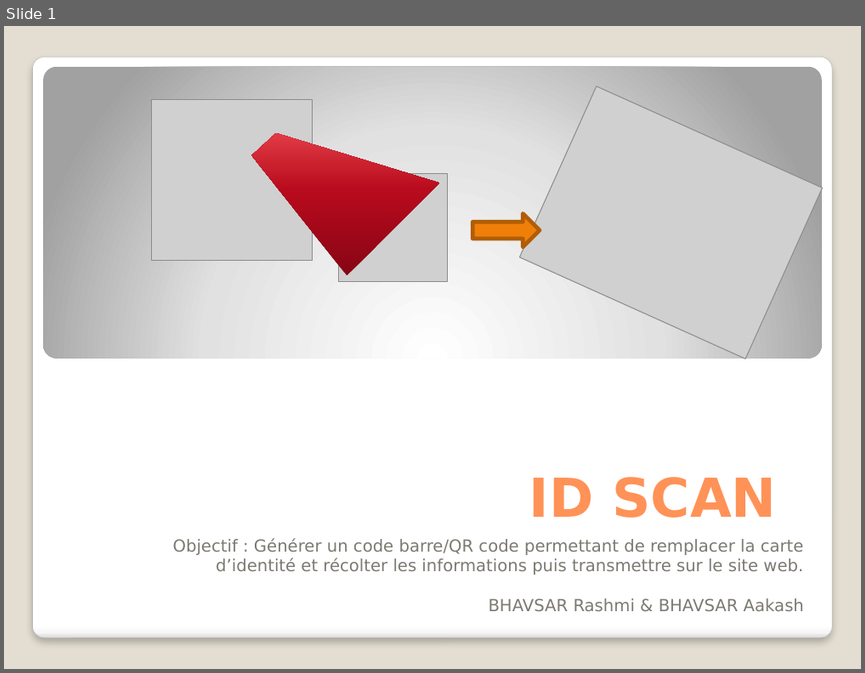
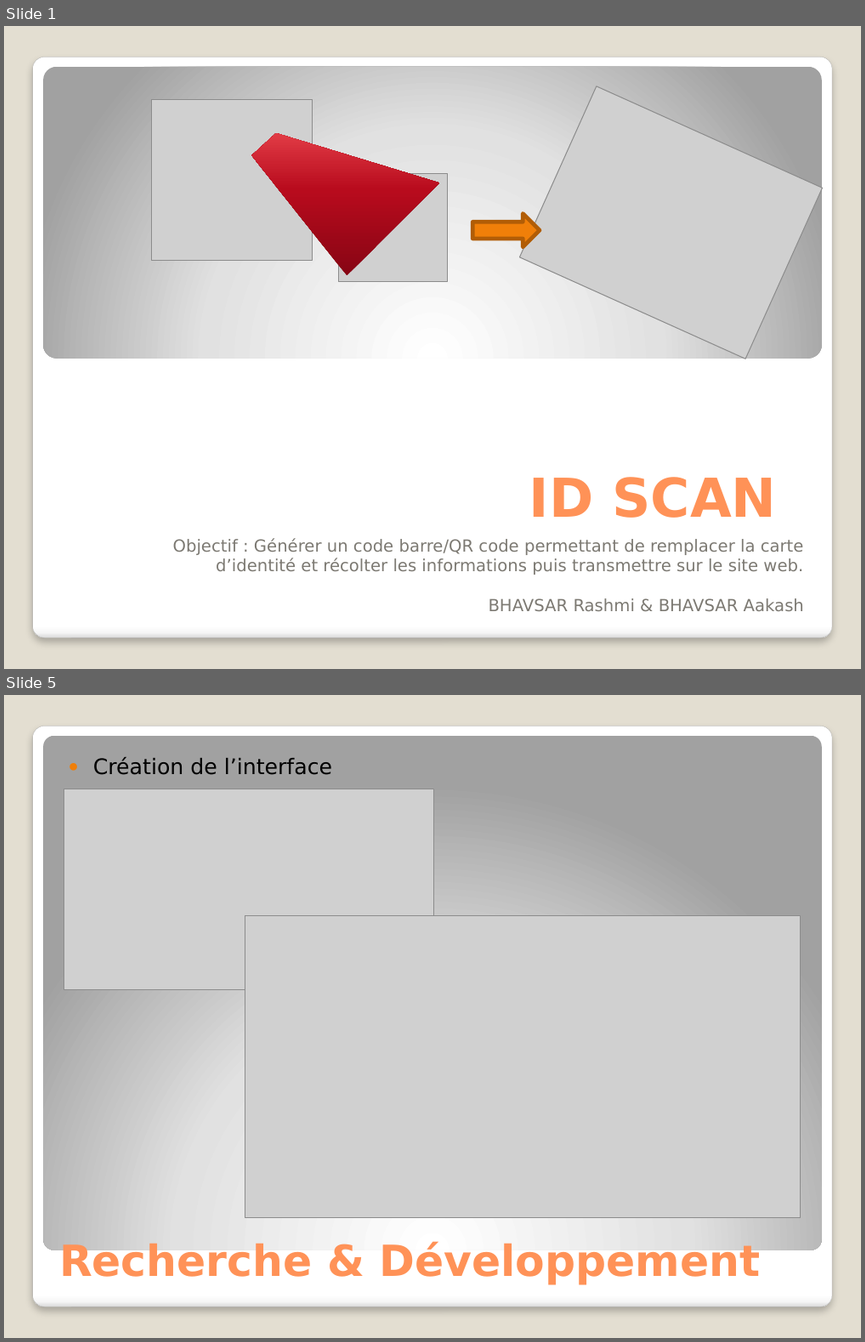
Before and after one commit to Aakash2001/ProjetScanner, a slide deck: Mini projet Scan/PPT/Scanner.pptx. Shown one above the other, each under a label of ours: slide 1 before the commit, slides 1 and 5 after it; the slides between them are not shown. The pictures are 865x673 and 865x1342 pixels, drawn with LibreOffice and Linux fonts; fonts in the diff are those of the drawing; grey boxes stand for pictures. Boxes give left, top, right and bottom in pixels: in the first picture for what was removed or moved away, otherwise in the second. Text is boxed around its words. In the diff, an @@ line names an element or a change of style, - is before the commit and + after.

```diff
--- a/Mini projet Scan/PPT/Scanner.pptx
+++ b/Mini projet Scan/PPT/Scanner.pptx
@@ slide 5 added at (4, 695, 861, 1338), background #E3DED1; not listed: 1 template element that a slide beside it also shows @@
@@ rounded rectangle added at (43, 735, 822, 1249), fill gradient #FFFFFF to #E1E1E1 to #A2A2A2 @@
@@ text added at (93, 757, 332, 775), 18 pt, text #000000 @@
+● Création de l’interface
@@ picture added at (64, 789, 434, 989) @@
@@ picture added at (245, 916, 800, 1218) @@
@@ title added at (59, 1241, 760, 1285), 36 pt, text #FF9258, bold @@
+Recherche & Développement
```
Also in this commit, not shown: 4 slides changed, 2 other slides added, 2 other files.
